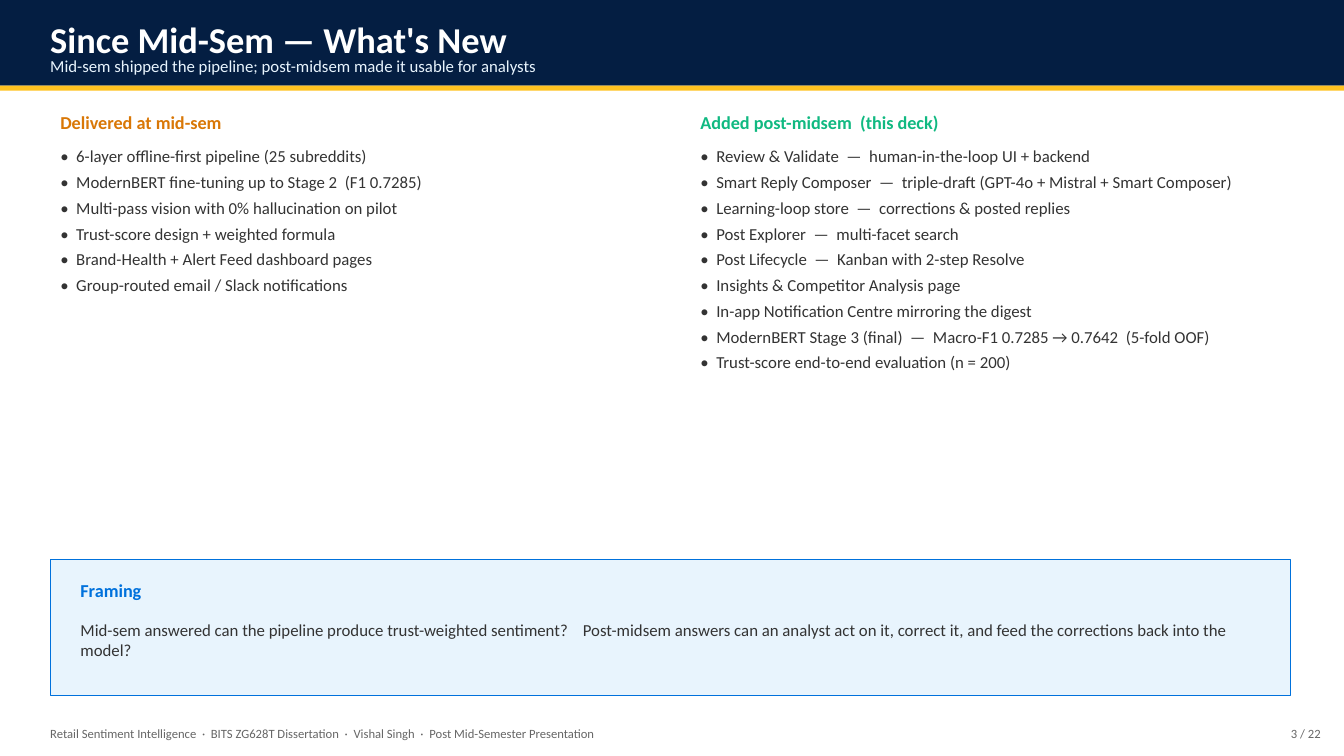
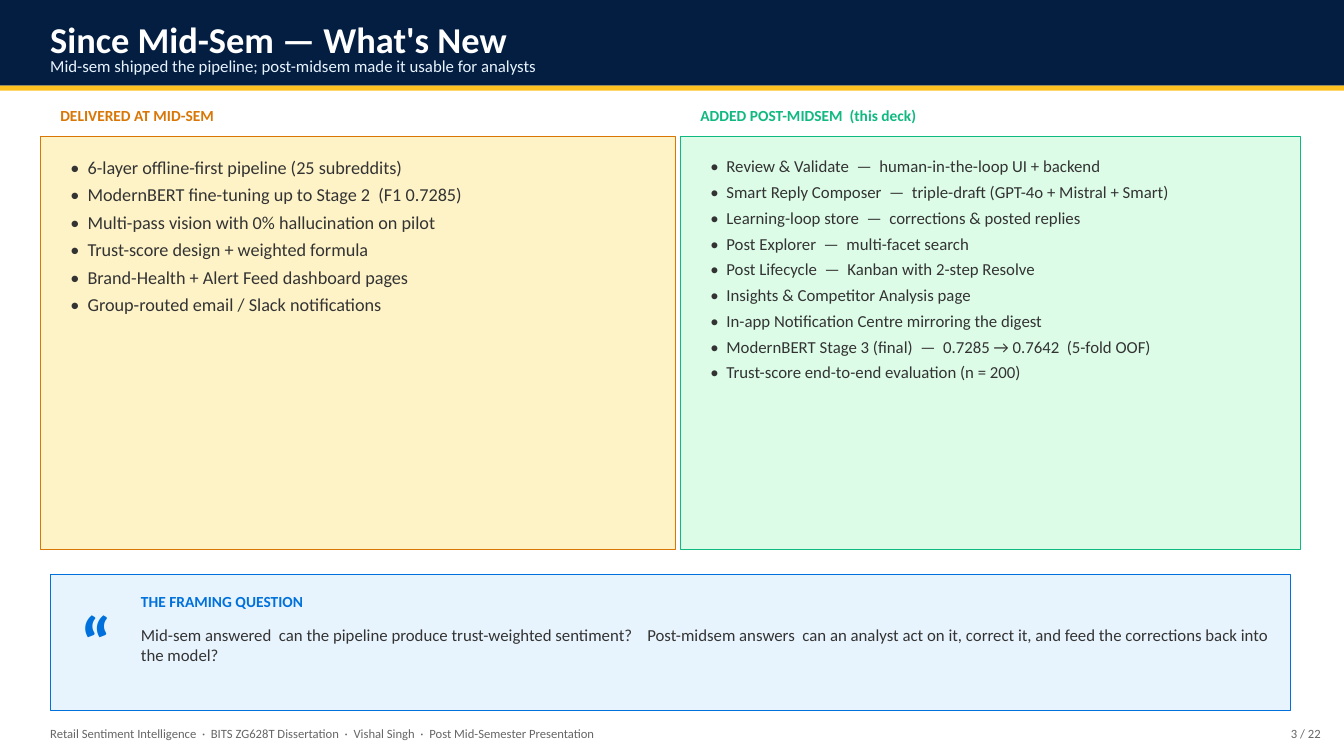
Before and after one commit to vishalvishal099/Retail-Sentiment-Intelligence, a slide deck: slide 3 of docs/Sem_4/FINAL_PRESENTATION_VishalSingh_2020AA05641.pptx. Drawn at 1344x756 pixels with LibreOffice and Linux fonts; fonts in the diff are those of the drawing. Boxes give left, top, right and bottom in pixels: in the first picture for what was removed or moved away, otherwise in the second. Text is boxed around its words. In the diff, an @@ line names an element or a change of style, - is before the commit and + after.

```diff
--- a/docs/Sem_4/FINAL_PRESENTATION_VishalSingh_2020AA05641.pptx
+++ b/docs/Sem_4/FINAL_PRESENTATION_VishalSingh_2020AA05641.pptx
@@ text at [60, 111, 213, 121]: text changed; size 13 to 11 pt @@
-Delivered at mid-sem
+DELIVERED AT MID-SEM
@@ text at [700, 109, 916, 123]: text changed; size 13 to 11 pt @@
-Added post-midsem (this deck)
+ADDED POST-MIDSEM (this deck)
@@ rectangle added at [40, 136, 676, 549], fill #FEF3C7, outline #D97706 0.75 pt @@
@@ rectangle added at [681, 136, 1301, 549], fill #DCFCE7, outline #10B981 0.75 pt @@
@@ text "• 6-layer offline-first pipeline (25 ...": place and size @@
-text "• 6-layer offline-first pipeline (25 ..." at [76, 150, 422, 294]
+text "• 6-layer offline-first pipeline (25 ..." at [88, 161, 462, 314]
@@ text "• 6-layer offline-first pipeline (25 ..." at [88, 161, 462, 314]: size 12 to 13 pt @@
@@ text "• Review & Validate — ...": place and size @@
-text "• Review & Validate — ..." at [716, 150, 1232, 370]
+text "• Review & Validate — ..." at [726, 160, 1169, 380]
@@ text at [726, 186, 1169, 201]: text changed @@
-• Smart Reply Composer — triple-draft (GPT-4o + Mistral + Smart Composer)
+• Smart Reply Composer — triple-draft (GPT-4o + Mistral + Smart)
@@ text at [726, 341, 1151, 356]: text changed @@
-• ModernBERT Stage 3 (final) — Macro-F1 0.7285 → 0.7642 (5-fold OOF)
+• ModernBERT Stage 3 (final) — 0.7285 → 0.7642 (5-fold OOF)
@@ rectangle: place and size @@
-rectangle at [50, 560, 1291, 696]
+rectangle at [50, 575, 1291, 711]
@@ text added at [71, 580, 131, 701], 52 pt, text #0071DC, bold @@
+“
@@ text at [141, 597, 303, 609]: text changed; size 13 to 11 pt @@
-Framing
+THE FRAMING QUESTION
@@ text "Mid-sem answered can the pipeline ..." rewrapped from [80, 624, 1226, 656] to [141, 629, 1268, 661] @@
```
Also in this commit, not shown: 15 other slides changed, 2 other files.
